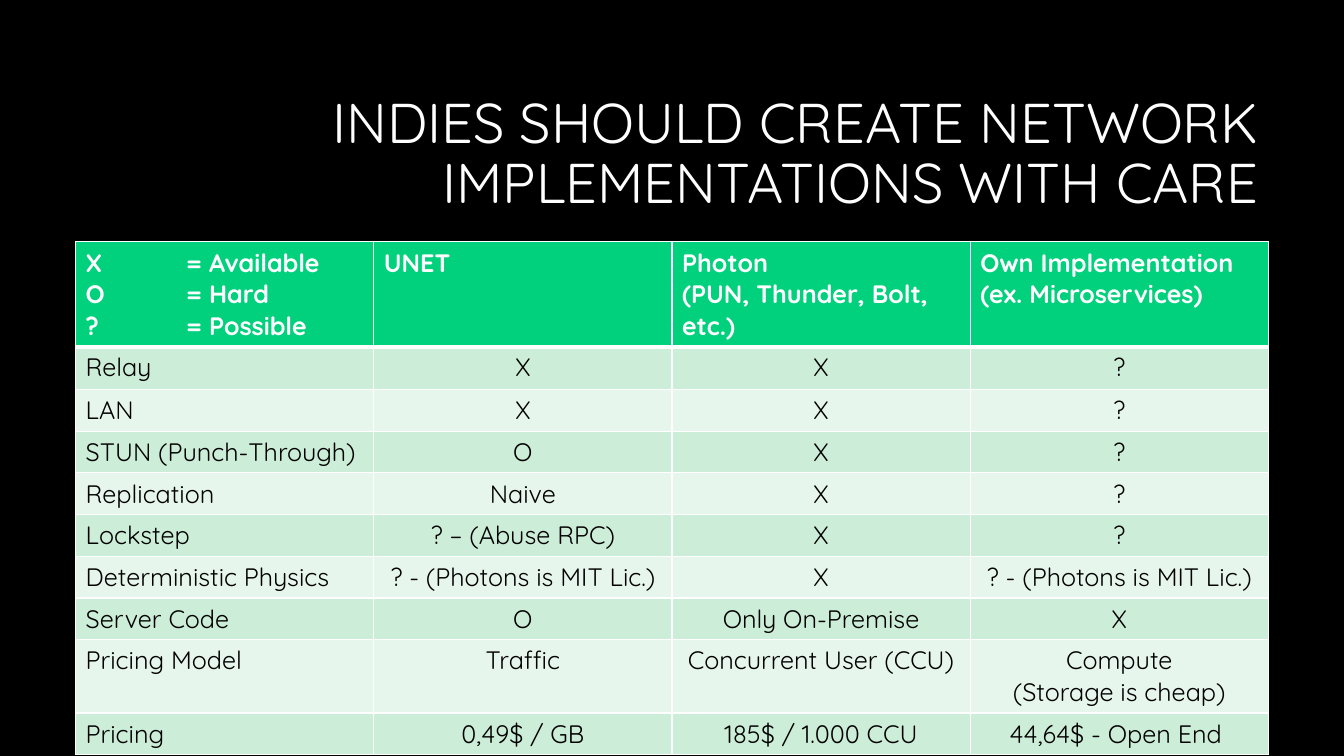
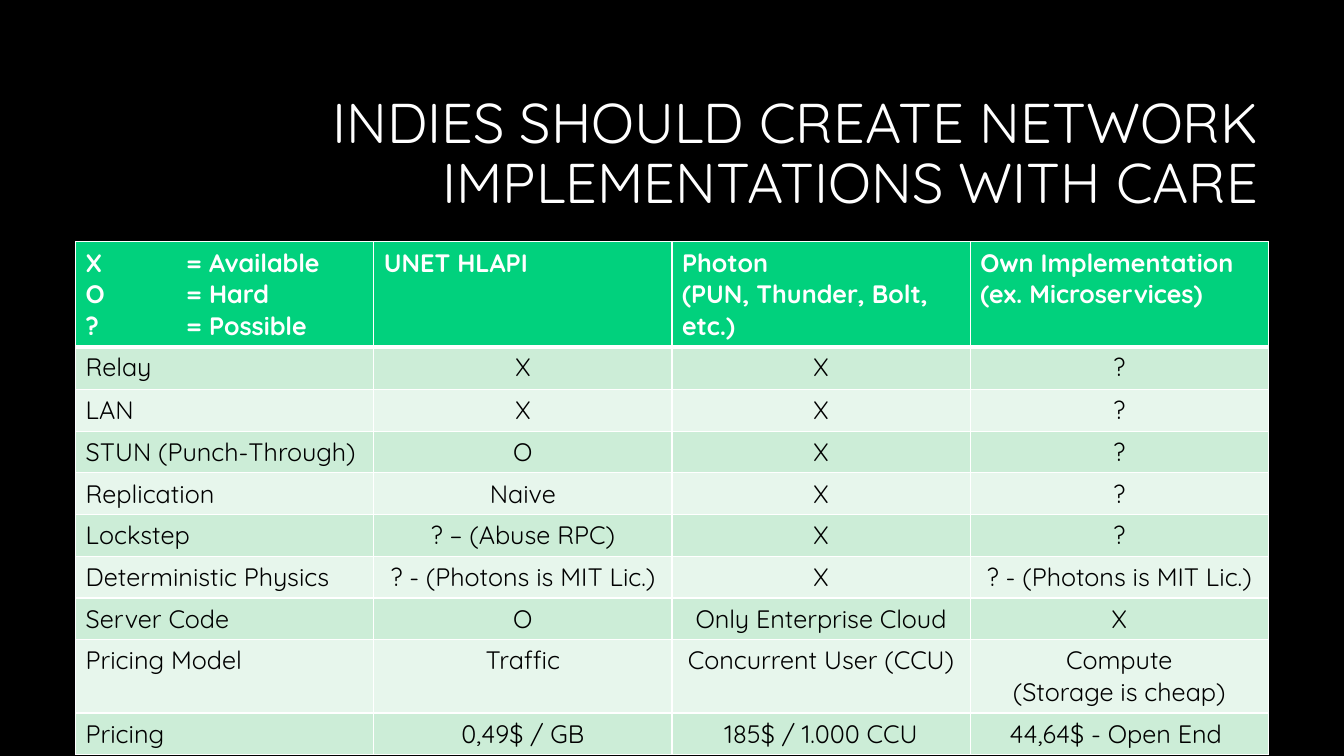
Before and after one commit to KDSBest/MIGS2017, a slide deck: slide 8 of Presentation/Developing Real-Time multiplayer games.pptx. Drawn at 1344x756 pixels with LibreOffice and Linux fonts; fonts in the diff are those of the drawing; background and template pictures are left out. Boxes give left, top, right and bottom in pixels: in the first picture for what was removed or moved away, otherwise in the second. Text is boxed around its words. In the diff, an @@ line names an element or a change of style, - is before the commit and + after.

```diff
--- a/Presentation/Developing Real-Time multiplayer games.pptx
+++ b/Presentation/Developing Real-Time multiplayer games.pptx
@@ table at [76, 242, 1269, 752] @@
-row 1, column 2: UNET
+row 1, column 2: UNET HLAPI
-row 8, column 3: Only On-Premise
+row 8, column 3: Only Enterprise Cloud
```
Also in this commit, not shown: 7 other slides changed, 1 slide added.
